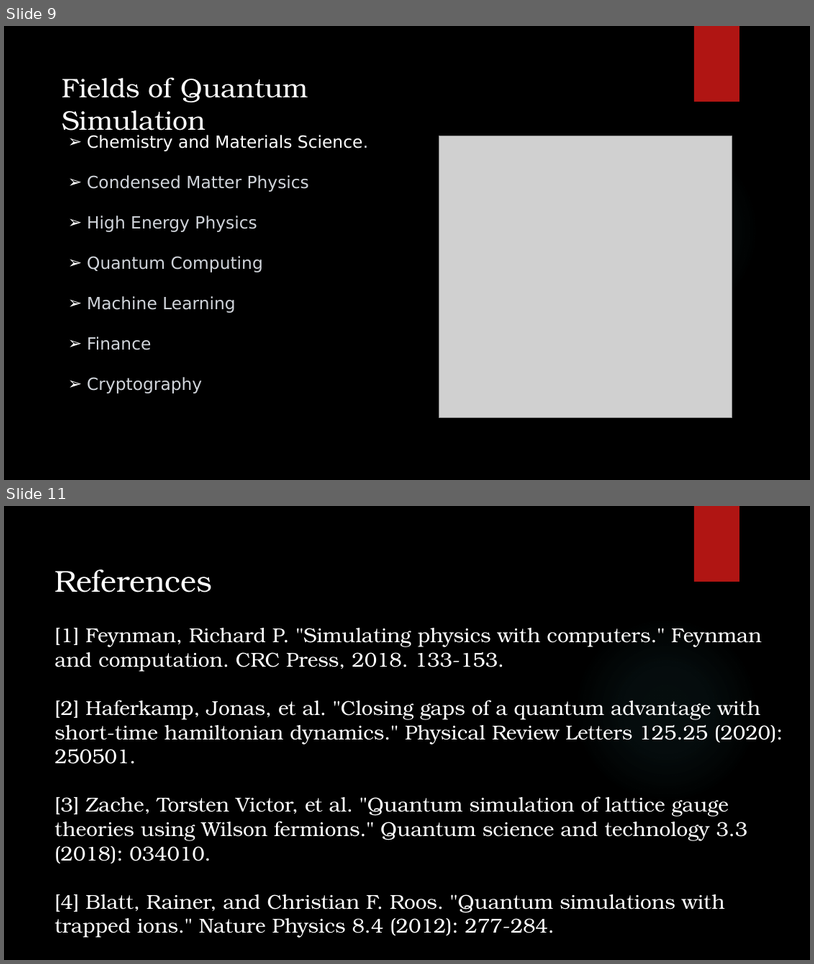
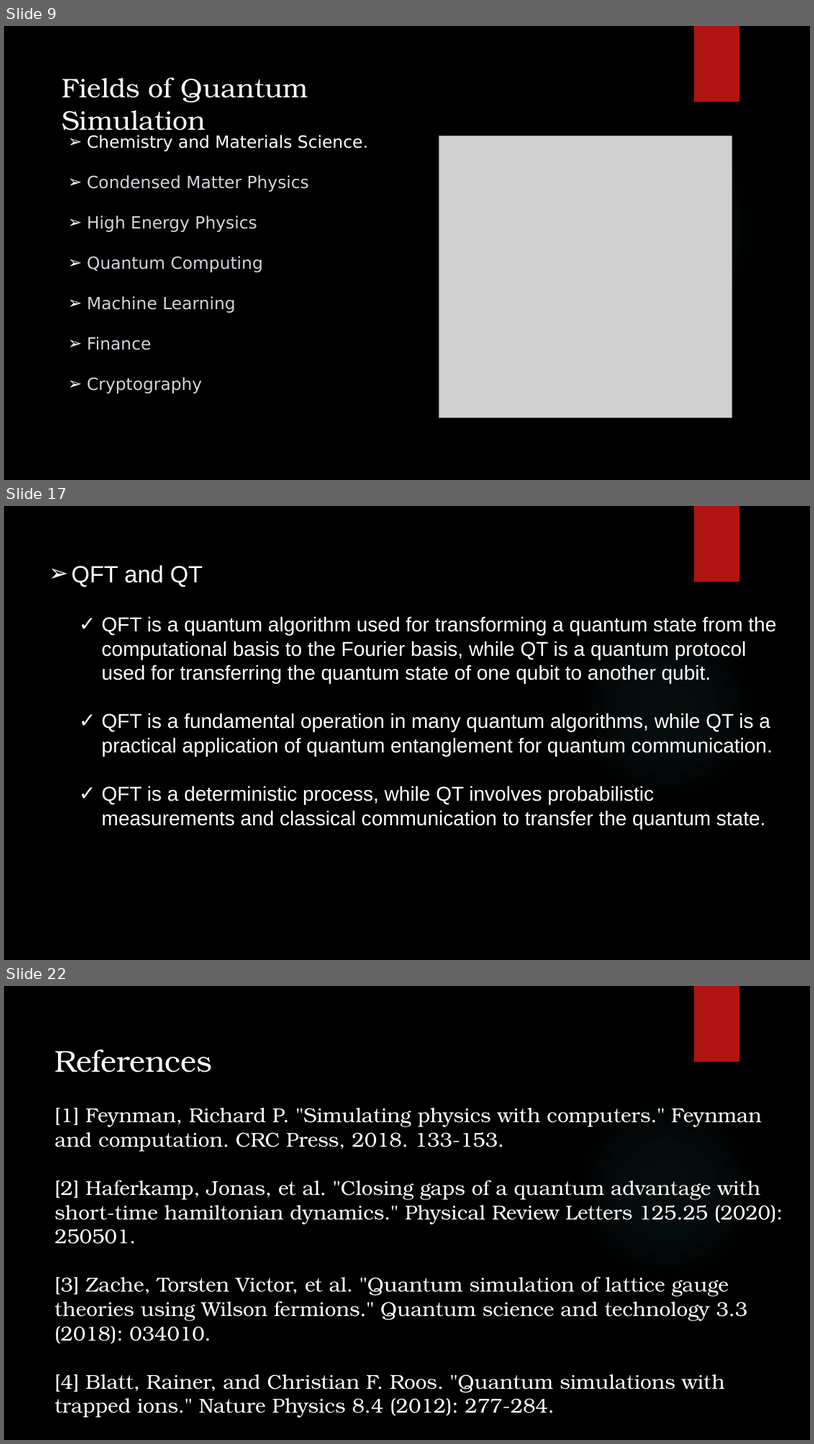
Before and after one commit to akash-rajak/Quantum-Simulation, a slide deck: Final PPT.pptx. Shown one above the other, each under a label of ours: slides 9 and 11 before the commit, slides 9, 17 and 22 after it; the slides between them are not shown. The pictures are 814x964 and 814x1444 pixels, drawn with LibreOffice and Linux fonts; fonts in the diff are those of the drawing; grey boxes stand for pictures; background and template pictures are left out. Boxes give left, top, right and bottom in pixels: in the first picture for what was removed or moved away, otherwise in the second. Text is boxed around its words. In the diff, an @@ line names an element or a change of style, - is before the commit and + after.

```diff
--- a/Final PPT.pptx
+++ b/Final PPT.pptx
@@ slide 17 added at (x1=4, y1=506, x2=810, y2=960), background picture (left out); not listed: 2 template elements that a slide beside it also shows @@
@@ text added at (x1=72, y1=565, x2=777, y2=829), 24 pt, text #FFFFFF @@
+➢ QFT and QT
+  ✓ QFT is a quantum algorithm used for transforming a quantum state from the computational basis to the Fourier basis, while QT is a quantum protocol used for transferring the quantum state of one qubit to another qubit.
+  ✓ QFT is a fundamental operation in many quantum algorithms, while QT is a practical application of quantum entanglement for quantum communication.
+  ✓ QFT is a deterministic process, while QT involves probabilistic measurements and classical communication to transfer the quantum state.
@@ what was slide 11 is now slide 22 @@
```
Also in this commit, not shown: 10 other slides added, 10 other files.
